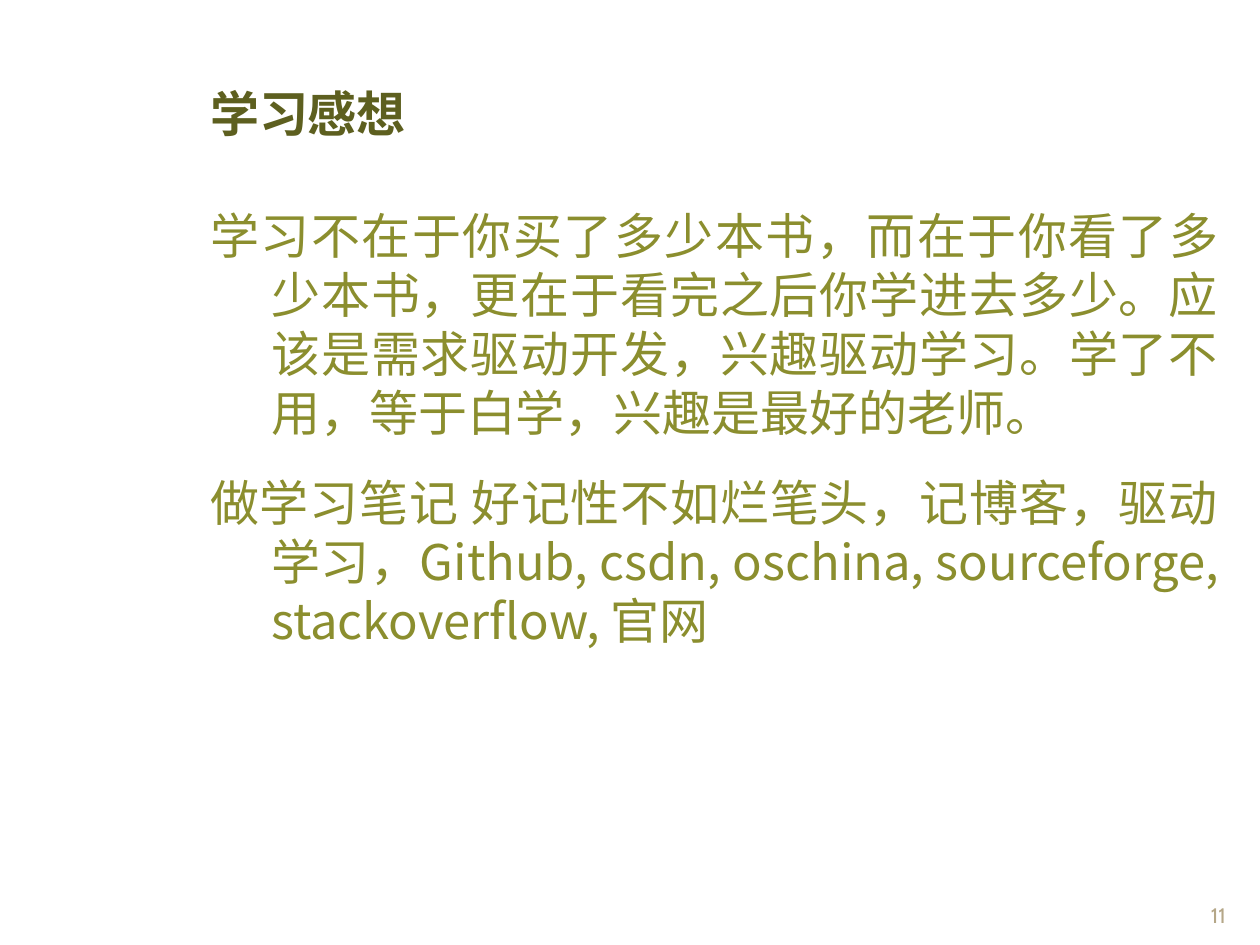
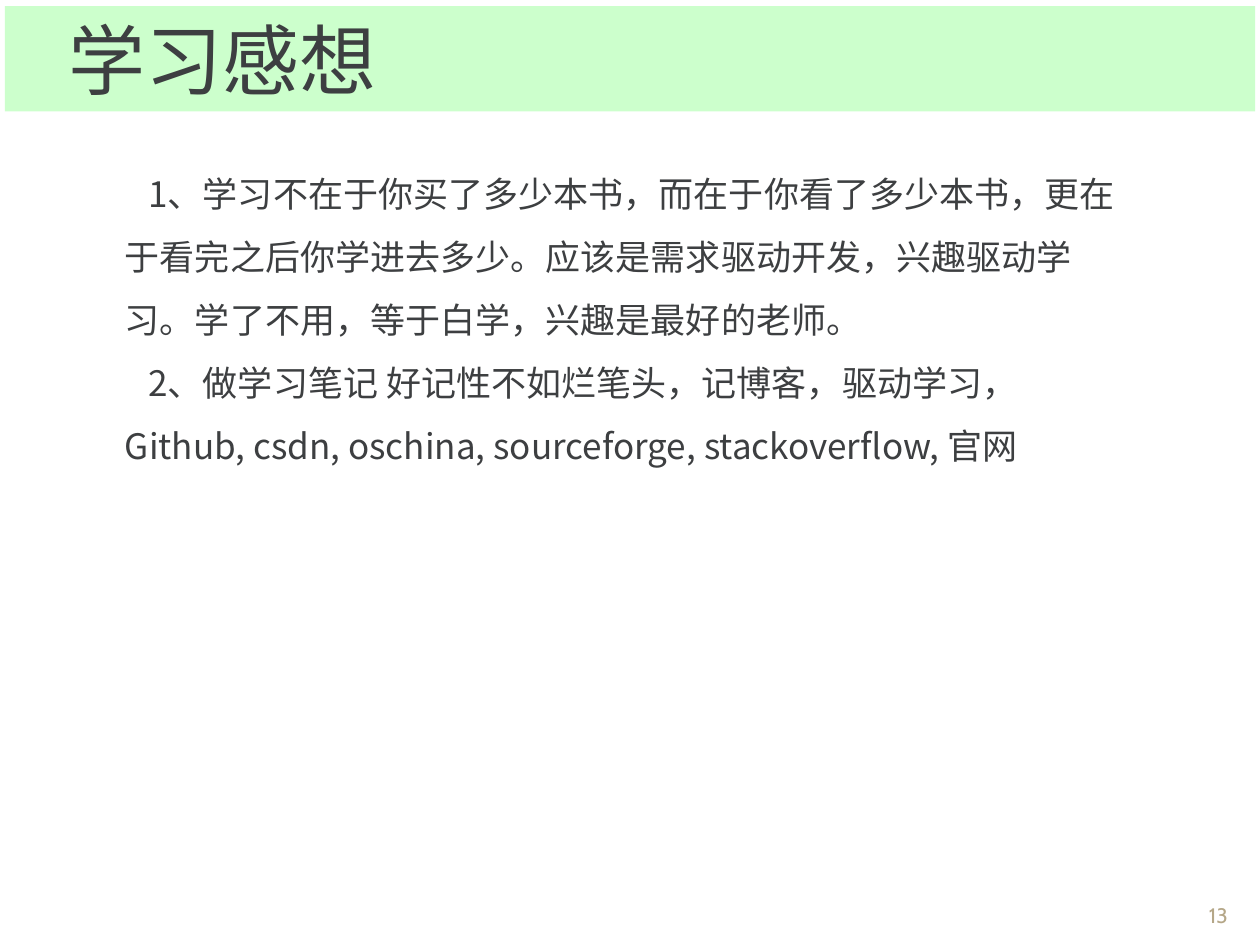
Before and after one commit to Spectrumleeee/Works, a slide deck: slide 13 of document/转正答辩_云平台部_黎光谱.ppt (slide 11 before the commit). Drawn at 1260x945 pixels with LibreOffice and Linux fonts; fonts in the diff are those of the drawing; background and template pictures are left out. Boxes give left, top, right and bottom in pixels: in the first picture for what was removed or moved away, otherwise in the second. Text is boxed around its words. In the diff, an @@ line names an element or a change of style, - is before the commit and + after.

```diff
--- a/document/转正答辩_云平台部_黎光谱.ppt
+++ b/document/转正答辩_云平台部_黎光谱.ppt
@@ rectangle "学习感想": place and size @@
-rectangle "学习感想" at <box>210,90,406,136</box>
+rectangle "学习感想" at <box>5,6,1255,112</box>
@@ rectangle "学习感想" at <box>5,6,1255,112</box>: size 28 to 44 pt, font Montserrat to Arial, text colour #5D5F1F to #3D3F41, bold off; line spacing 0.9 to 1; vertical alignment middle to top; fill none to #CCFFCC @@
@@ text at <box>125,177,1114,468</box>: text changed; size 28 to 20 pt; text colour #8B8E2E to #3D3F41 @@
-学习不在于你买了多少本书，而在于你看了多少本书，更在于看完之后你学进去多少。应该是需求驱动开发，兴趣驱动学习。学了不用，等于白学，兴趣是最好的老师。
-做学习笔记 好记性不如烂笔头，记博客，驱动学习，Github, csdn, oschina, sourceforge, stackoverflow, 官网
+1、学习不在于你买了多少本书，而在于你看了多少本书，更在于看完之后你学进去多少。应该是需求驱动开发，兴趣驱动学习。学了不用，等于白学，兴趣是最好的老师。
+2、做学习笔记 好记性不如烂笔头，记博客，驱动学习，Github, csdn, oschina, sourceforge, stackoverflow, 官网
@@ page number at <box>1209,908,1228,923</box>: text changed @@
-11
+13
```
Also in this commit, not shown: 9 other slides changed, 2 slides added, 1 slide removed, 2 other files.
